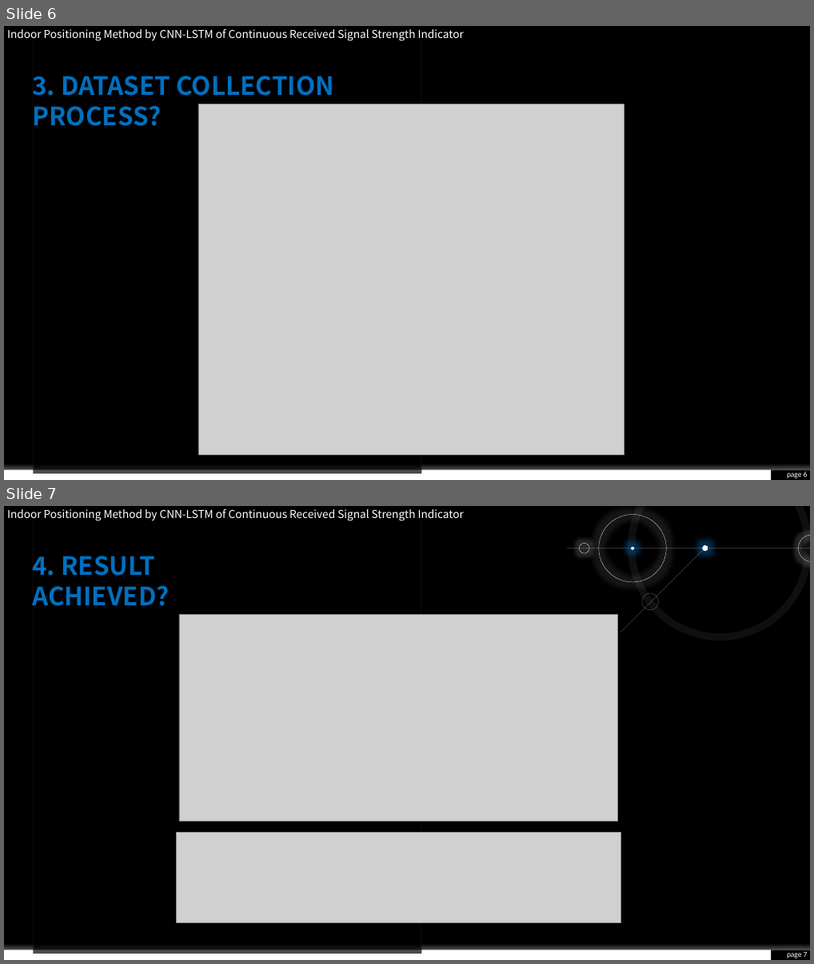
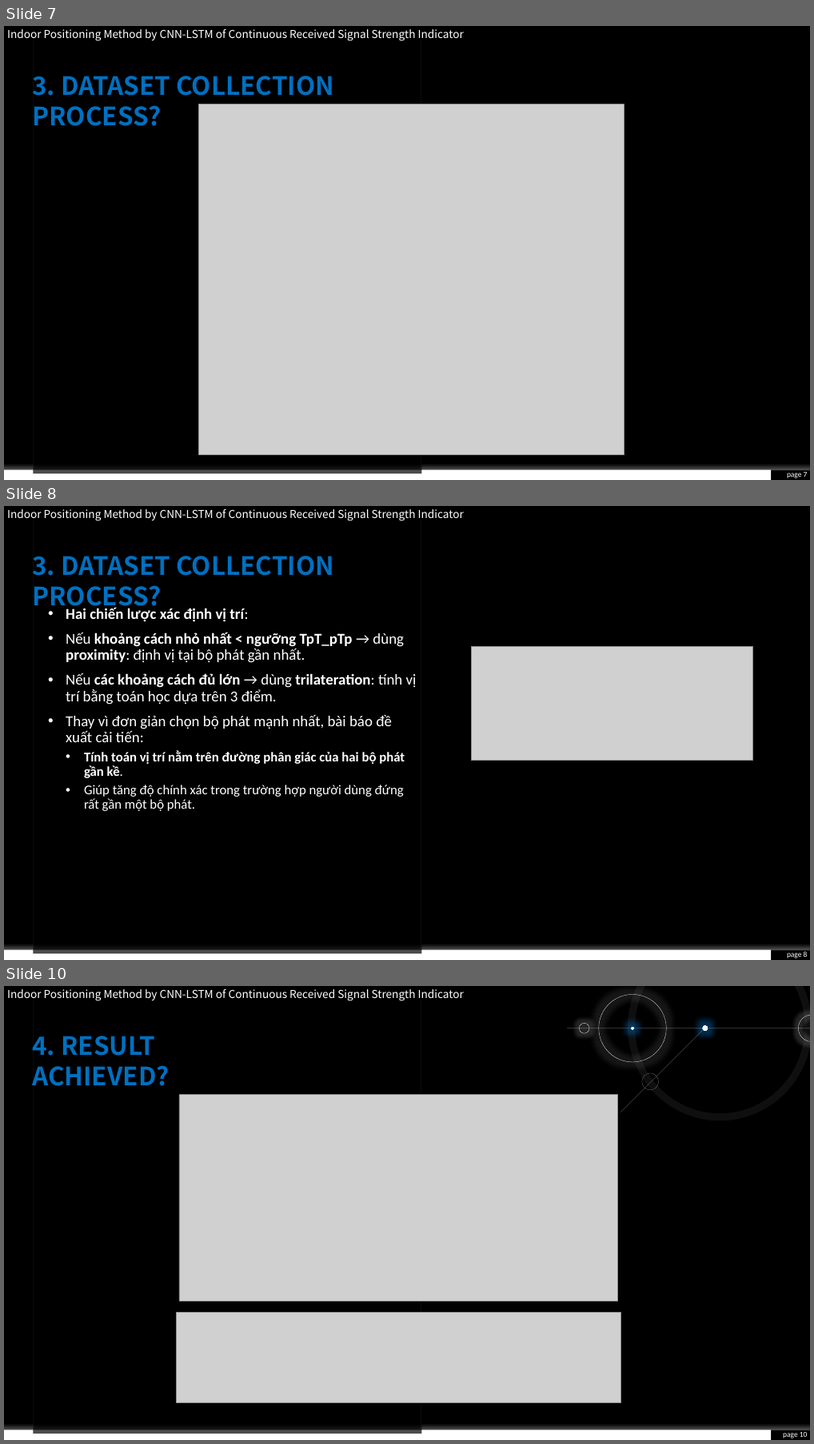
Before and after one commit to honguyenhoangphat/Scientific_Research, a slide deck: Task 4_20032025/Indoor Positioning Method by CNN-LSTM of Continuous Received Signal Strength Indicator.pptm. Shown one above the other, each under a label of ours: slides 6 and 7 before the commit, slides 7, 8 and 10 after it; the slides between them are not shown. The pictures are 814x964 and 814x1444 pixels, drawn with LibreOffice and Linux fonts; fonts in the diff are those of the drawing; grey boxes stand for pictures. Boxes give left, top, right and bottom in pixels: in the first picture for what was removed or moved away, otherwise in the second. Text is boxed around its words. In the diff, an @@ line names an element or a change of style, - is before the commit and + after.

```diff
--- a/Task 4_20032025/Indoor Positioning Method by CNN-LSTM of Continuous Received Signal Strength Indicator.pptm
+++ b/Task 4_20032025/Indoor Positioning Method by CNN-LSTM of Continuous Received Signal Strength Indicator.pptm
@@ slide 8 added at [4, 506, 810, 960], background #000000; not listed: 5 template elements that a slide beside it also shows @@
@@ text added at [7, 509, 464, 521], 13 pt, text #FFFFFF @@
+Indoor Positioning Method by CNN-LSTM of Continuous Received Signal Strength Indicator
@@ text added at [32, 556, 334, 612], 30 pt, text #0070C0, bold @@
+3. DATASET COLLECTION PROCESS?
@@ text added at [66, 607, 417, 811], 18 pt, text #FFFFFF @@
+• Hai chiến lược xác định vị trí:
+• Nếu khoảng cách nhỏ nhất < ngưỡng TpT_pTp → dùng proximity: định vị tại bộ phát gần nhất.
+• Nếu các khoảng cách đủ lớn → dùng trilateration: tính vị trí bằng toán học dựa trên 3 điểm.
+• Thay vì đơn giản chọn bộ phát mạnh nhất, bài báo đề xuất cải tiến:
+  • Tính toán vị trí nằm trên đường phân giác của hai bộ phát gần kề.
+  • Giúp tăng độ chính xác trong trường hợp người dùng đứng rất gần một bộ phát.
@@ picture added at [472, 646, 754, 760] @@
@@ page number added at [787, 951, 808, 958], 9 pt, text #FFFFFF @@
+page 8
@@ what was slide 6 is now slide 7 @@
@@ page number at [787, 472, 808, 478]: text changed @@
-page 6
+page 7
@@ what was slide 7 is now slide 10 @@
@@ page number at [783, 1432, 808, 1438]: text changed @@
-page 7
+page 10
```
Also in this commit, not shown: 2 slides changed, 1 other slide added, 1 slide removed, 5 other files.
